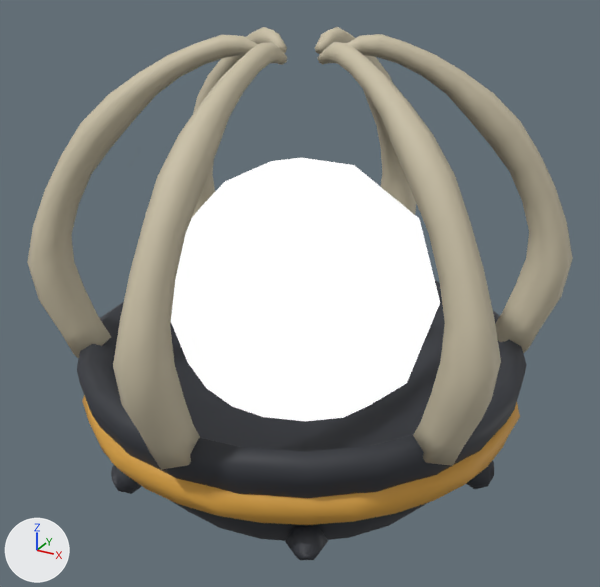
What one commit did to the glTF model assets/models/viewmodel_orb.glb.
Rendered twice from a 50 mm camera at (0.1096, -0.2002, 0.0995) aimed at (0.0, -0.001, 0.0). Lighting does not change. The marker at lower left points along +X, +Y and +Z. The picture after the commit comes second. Where no turn or scale is listed for an object, it has been applied to the vertices. Vertices at exactly the same position are counted once.
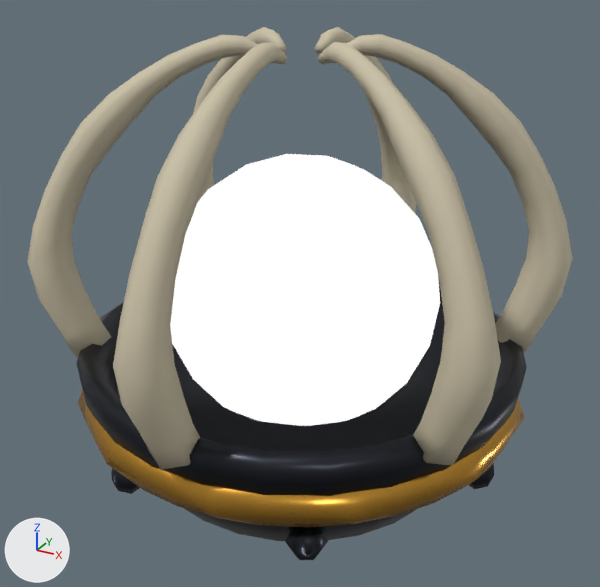
What changed in the scene script:
```text
Add img_viewmodel_pbr:
    img_viewmodel_pbr = load_image('viewmodel_pbr', '_unpacked/viewmodel_pbr', 64, 8, 'Non-Color')
Change mat_viewmodel:
    remove # nodes: BsdfPrincipled, Mapping x2, OutputMaterial, TexImage x2, UVMap x2
    nodes: BsdfPrincipled, Mapping x3, OutputMaterial, SeparateColor, TexImage x3, UVMap x3
    uses the picture img_viewmodel_pbr
Change me_mesh_1:
    used by ob_mesh_1; location = (-0.2971, 0.3106, -0.1227)
    remove me_mesh_1.from_pydata(...)  # 42 vertices, 80 faces; spans x 0.2581..0.3361, y -0.3517..-0.2696, z 0.0817..0.1637
    add me_mesh_1.from_pydata(...)  # 162 vertices, 320 faces; spans x 0.2561..0.3381, y -0.3517..-0.2696, z 0.0817..0.1637
    me_mesh_1 part 1
    80 faces are deleted
    120 vertices are added at x 0.2561..0.3381, y -0.3498..-0.2715, z 0.0831..0.1624
    320 new faces join them
Change me_mesh_2:
    used by ob_mesh_2; location = (-0.2971, 0.3106, -0.1227)
    remove me_mesh_2.from_pydata(...)  # 180 vertices, 288 faces; spans x 0.2313..0.3629, y -0.3764..-0.2449, z 0.0882..0.0972
    add me_mesh_2.from_pydata(...)  # 180 vertices, 288 faces; spans x 0.23..0.3643, y -0.3778..-0.2435, z 0.0875..0.0982
    me_mesh_2 part 2: 180 of 180 vertices moved; they spanned x 0.2313..0.3629, y -0.3764..-0.2449, z 0.0882..0.0972 and now span x 0.23..0.3643, y -0.3778..-0.2435, z 0.0875..0.0982; mean shift (0.0, 0.0, 0.0001)
```

Where the change shows, as pixel boxes [x1, y1, x2, y2] in the pictures (600 x 587 px):
'Mesh_0', surface changed
    both: [76, 176, 526, 560]
'Mesh_1', reshaped
    before: [171, 158, 440, 421]
    after: [170, 154, 440, 426]
'Mesh_2', surface changed, reshaped (6% taller)
    before: [82, 395, 520, 525]
    after: [78, 389, 525, 527]
